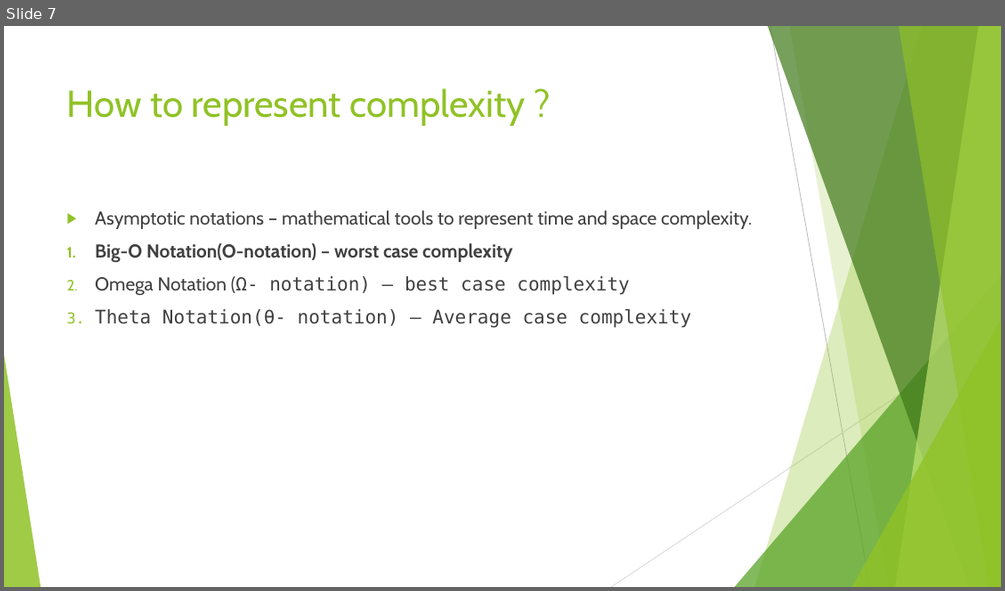
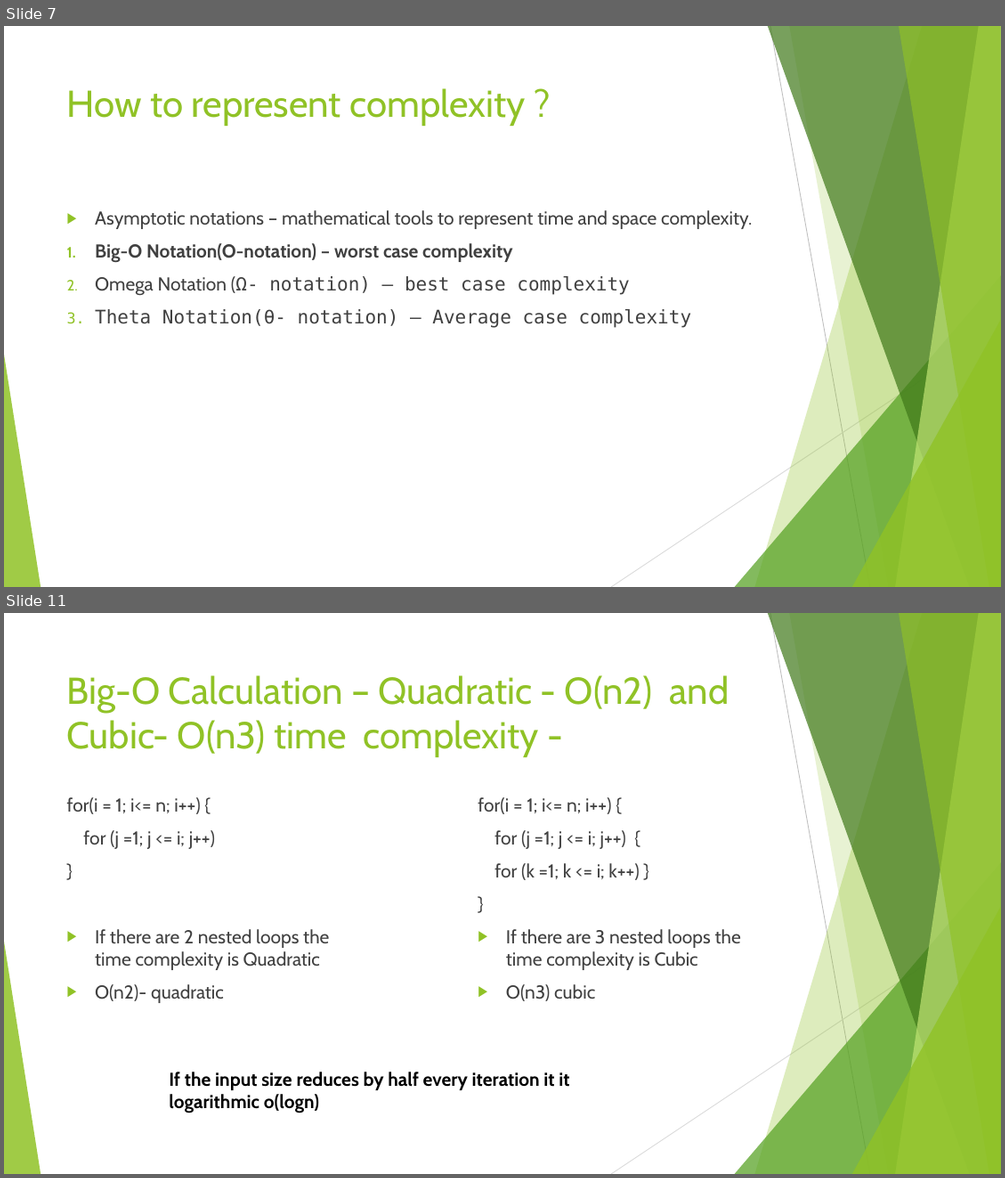
Before and after one commit to divyaparyani67/DSA, a slide deck: DSA- Learning.pptx. Shown one above the other, each under a label of ours: slide 7 before the commit, slides 7 and 11 after it; the slides between them are not shown. The pictures are 1005x591 and 1005x1178 pixels, drawn with LibreOffice and Linux fonts; fonts in the diff are those of the drawing. Boxes give left, top, right and bottom in pixels: in the first picture for what was removed or moved away, otherwise in the second. Text is boxed around its words. In the diff, an @@ line names an element or a change of style, - is before the commit and + after.

```diff
--- a/DSA- Learning.pptx
+++ b/DSA- Learning.pptx
@@ slide 11 added at bbox=[4, 613, 1001, 1174], background #FFFFFF; not listed: 10 template elements that a slide beside it also shows @@
@@ title added at bbox=[67, 675, 729, 757], 36 pt, text #90C226 @@
+Big-O Calculation – Quadratic - O(n2) and Cubic- O(n3) time complexity -
@@ text added at bbox=[67, 797, 329, 1003], 18 pt, text #404040 @@
+for(i = 1; i<= n; i++) {
+for (j =1; j <= i; j++)
+}
+▶ If there are 2 nested loops the time complexity is Quadratic
+▶ O(n2)- quadratic
@@ text added at bbox=[477, 797, 741, 1001], 18 pt, text #404040 @@
+for(i = 1; i<= n; i++) {
+for (j =1; j <= i; j++) {
+for (k =1; k <= i; k++) }
+}
+▶ If there are 3 nested loops the time complexity is Cubic
+▶ O(n3) cubic
@@ text added at bbox=[169, 1071, 569, 1113], 18 pt, text #000000, bold @@
+If the input size reduces by half every iteration it it logarithmic o(logn)
```
Also in this commit, not shown: 10 other slides added, 1 other file.
